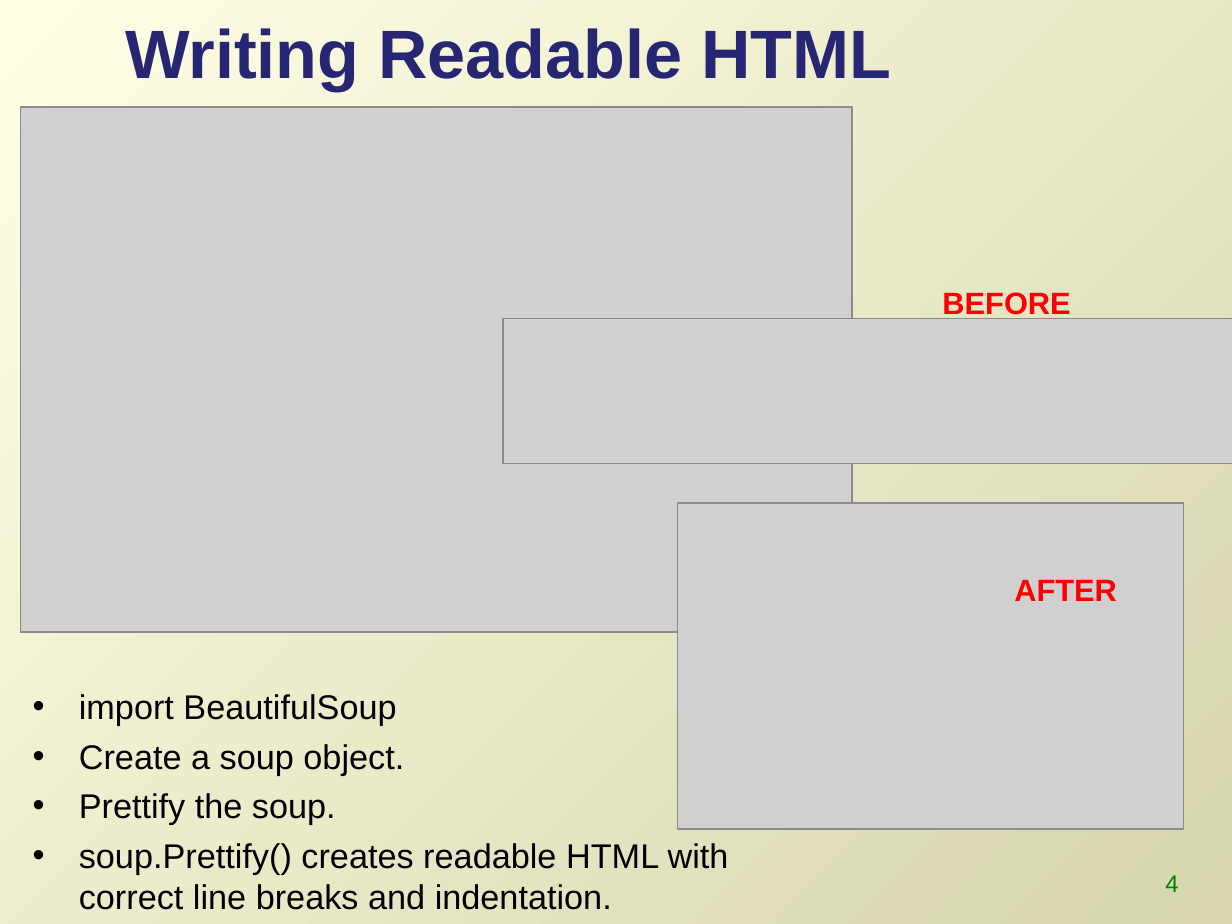
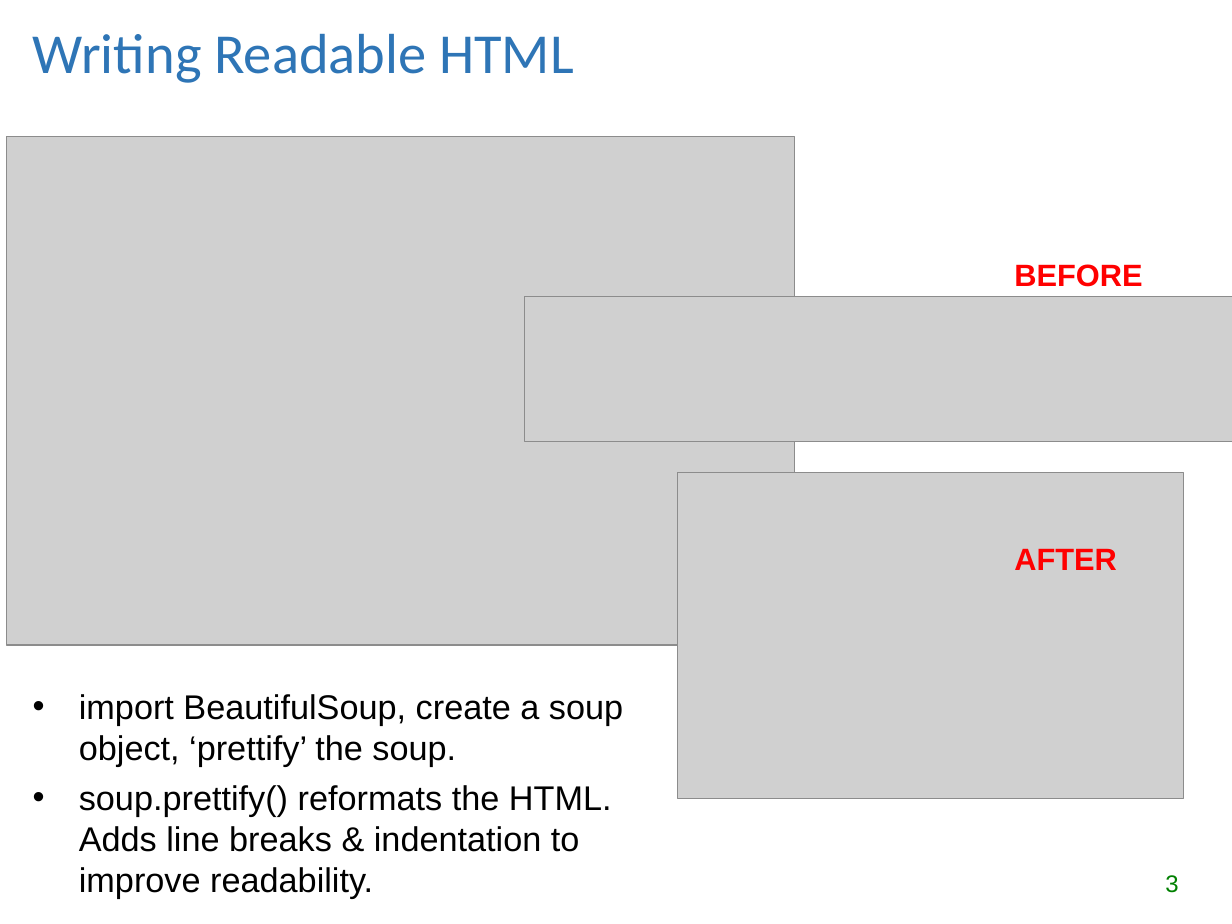
Before and after one commit to lgtateos/gis540, a slide deck: slide 3 of slides/parseMarkup.ppt (slide 4 before the commit). Drawn at 1232x924 pixels with LibreOffice and Linux fonts; fonts in the diff are those of the drawing; grey boxes stand for pictures. Boxes give left, top, right and bottom in pixels: in the first picture for what was removed or moved away, otherwise in the second. Text is boxed around its words. In the diff, an @@ line names an element or a change of style, - is before the commit and + after.

```diff
--- a/slides/parseMarkup.ppt
+++ b/slides/parseMarkup.ppt
@@ background gradient #FFFFE6 to #D7D6AE to #FFFFFF @@
@@ title "Writing Readable HTML": place and size @@
-title "Writing Readable HTML" at (125, 28, 891, 91)
+title "Writing Readable HTML" at (33, 33, 574, 83)
@@ title "Writing Readable HTML" at (33, 33, 574, 83): size 40 to 33 pt, font Arial to Calibri, text colour #262673 to #2E75B6, bold off @@
@@ picture: place and size @@
-picture at (21, 107, 853, 632)
+picture at (6, 137, 795, 646)
@@ text "BEFORE" rewrapped from (942, 292, 1070, 319) to (1014, 264, 1142, 287) @@
@@ picture: place and size @@
-picture at (503, 318, 1232, 463)
+picture at (525, 297, 1232, 442)
@@ picture: place and size @@
-picture at (678, 503, 1183, 829)
+picture at (678, 472, 1183, 798)
@@ text "AFTER": place and size @@
-text "AFTER" at (1014, 580, 1117, 601)
+text "AFTER" at (1014, 549, 1117, 570)
@@ text at (79, 694, 623, 898): text changed @@
-• import BeautifulSoup
-• Create a soup object.
-• Prettify the soup.
-• soup.Prettify() creates readable HTML with correct line breaks and indentation.
+• import BeautifulSoup, create a soup object, ‘prettify’ the soup.
+• soup.prettify() reformats the HTML. Adds line breaks & indentation to improve readability.
@@ page number at (1165, 875, 1178, 893): text changed @@
-4
+3
```
Also in this commit, not shown: 15 other slides changed, 3 slides added, 3 slides removed.
